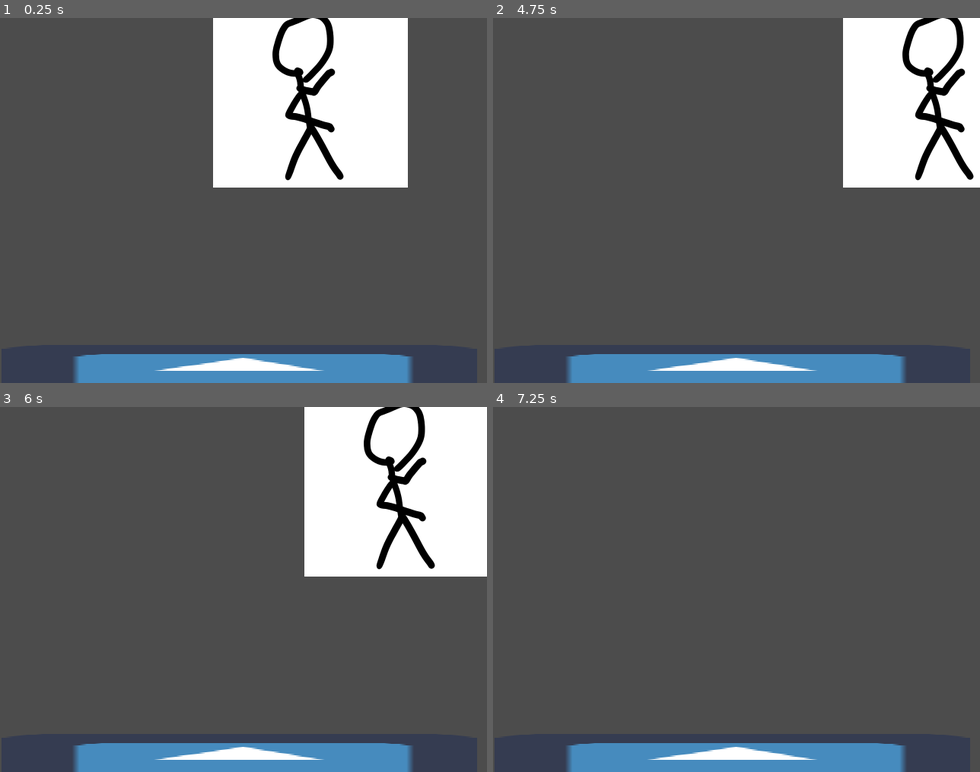
Above: before the commit, frames 1-4 (two rows, left to right).
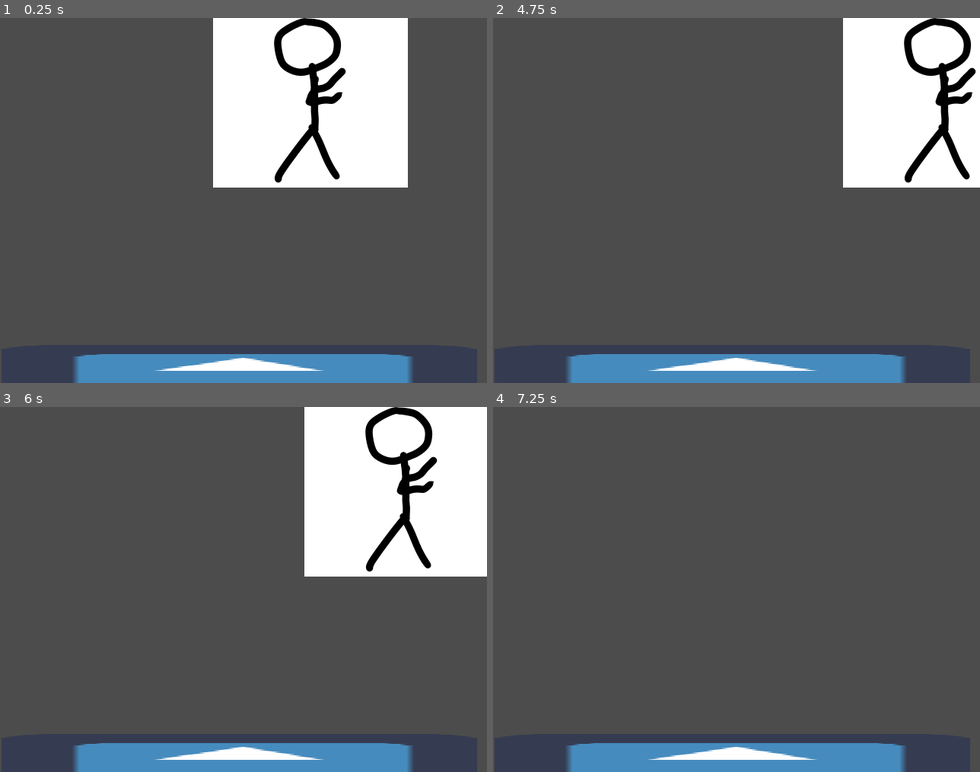
Above: after the commit, the same moments.

Repository: Utfigyii/fighting
Game: Godot game, scene res://assets/scenes/testArena.tscn
Same seed, same stepped clock (60 frames per second), same inputs: the game is played once before the commit and once after it. The engine's default icon, where the game draws it, is replaced by a stand-in: a white triangle on a blue panel in a dark square.
Inputs:
- Up to frame 1 (0.25 s): no input
- Up to frame 2 (4.75 s): tap Enter at 0.5, 2.75, 4.25 s; hold Right (ui_right) 0.53-1.28 s; hold Down (ui_down) 1.28-2.03 s; tap Space at 2, 3.5 s; hold Right (ui_right) 2.03-2.78 s; hold Up (ui_up) 2.78-3.53 s; hold Left (ui_left) from 3.53 s (still down)
- Up to frame 3 (6 s): release Left (ui_left) at 5.03 s; hold Down (ui_down) 5.03-5.78 s; tap Space at 5.75 s; hold Right (ui_right) from 5.78 s (still down)
- Up to frame 4 (7.25 s): release Right (ui_right) at 6.53 s; hold Up (ui_up) from 6.53 s (still down)

The runs differ from the first frame. In frame 1, 2.1% of the frame differs, in the area x 55-72%, y 0-46%; in frame 2, 2.1%; in frame 3, 2.1%; in frame 4, nothing differs.

Commit message:
hahmo vibaa nyt

Diff:
--- a/assets/characters/FIGHTER_stickman.tscn
+++ b/assets/characters/FIGHTER_stickman.tscn
@@ -6,6 +6,9 @@
 [ext_resource path="res://assets/textures/fighters/stickman/stickman_ljab0009.png" type="Texture" id=4]
 [ext_resource path="res://assets/textures/fighters/stickman/stickman_ljab0010.png" type="Texture" id=5]
 [ext_resource path="res://assets/scripts/FIGHTER_stickman.gd" type="Script" id=6]
+[ext_resource path="res://assets/textures/fighters/stickman/stickman_walk0020.png" type="Texture" id=7]
+[ext_resource path="res://assets/textures/fighters/stickman/stickman_walk0019.png" type="Texture" id=8]
+[ext_resource path="res://assets/textures/fighters/stickman/stickman_walk0018.png" type="Texture" id=9]
 
 [sub_resource type="RectangleShape2D" id=8]
 extents = Vector2( 64, 214 )
@@ -21,6 +24,11 @@
 "loop": true,
 "name": "ljab",
 "speed": 24.0
+}, {
+"frames": [ ExtResource( 9 ), ExtResource( 8 ), ExtResource( 7 ) ],
+"loop": true,
+"name": "walk",
+"speed": 24.0
 } ]
 
 [sub_resource type="Animation" id=2]
@@ -28,7 +36,7 @@
 length = 0.25
 loop = true
 tracks/0/type = "value"
-tracks/0/path = NodePath("AnimatedSprite:animation")
+tracks/0/path = NodePath("KinematicBody2D/AnimatedSprite:animation")
 tracks/0/interp = 1
 tracks/0/loop_wrap = true
 tracks/0/imported = false
@@ -40,7 +48,7 @@
 "values": [ "idle" ]
 }
 tracks/1/type = "value"
-tracks/1/path = NodePath("AnimatedSprite:frame")
+tracks/1/path = NodePath("KinematicBody2D/AnimatedSprite:frame")
 tracks/1/interp = 1
 tracks/1/loop_wrap = true
 tracks/1/imported = false
@@ -81,6 +89,38 @@
 "values": [ 0, 1 ]
 }
 
+[sub_resource type="Animation" id=9]
+resource_name = "walk"
+length = 0.3
+loop = true
+tracks/0/type = "value"
+tracks/0/path = NodePath("KinematicBody2D/AnimatedSprite:frame")
+tracks/0/interp = 1
+tracks/0/loop_wrap = true
+tracks/0/imported = false
+tracks/0/enabled = true
+tracks/0/keys = {
+"times": PoolRealArray( 0, 0.1, 0.2 ),
+"transitions": PoolRealArray( 1, 1, 1 ),
+"update": 1,
+"values": [ 0, 1, 2 ]
+}
+tracks/1/type = "value"
+tracks/1/path = NodePath("KinematicBody2D/AnimatedSprite:animation")
+tracks/1/interp = 1
+tracks/1/loop_wrap = true
+tracks/1/imported = false
+tracks/1/enabled = true
+tracks/1/keys = {
+"times": PoolRealArray( 0 ),
+"transitions": PoolRealArray( 1 ),
+"update": 1,
+"values": [ "walk" ]
+}
+
+[sub_resource type="AnimationNodeAnimation" id=10]
+animation = "walk"
+
 [sub_resource type="AnimationNodeTransition" id=4]
 input_count = 2
 input_0/name = "no"
@@ -96,17 +136,20 @@
 input_1/auto_advance = false
 
 [sub_resource type="AnimationNodeAnimation" id=6]
+animation = "idle"
 
 [sub_resource type="AnimationNodeBlendTree" id=7]
-graph_offset = Vector2( -449.102, -56.4815 )
+graph_offset = Vector2( -874.722, 182.362 )
+nodes/Animation/node = SubResource( 10 )
+nodes/Animation/position = Vector2( -340, 120 )
 nodes/IsIdle/node = SubResource( 4 )
 nodes/IsIdle/position = Vector2( -80, 186.667 )
 nodes/IsOnGround/node = SubResource( 5 )
 nodes/IsOnGround/position = Vector2( 186.667, 133.333 )
 nodes/idleAnim/node = SubResource( 6 )
-nodes/idleAnim/position = Vector2( -400, 133.333 )
+nodes/idleAnim/position = Vector2( -460, 260 )
 nodes/output/position = Vector2( 373.333, 80 )
-node_connections = [ "output", 0, "IsOnGround", "IsIdle", 1, "idleAnim", "IsOnGround", 1, "IsIdle" ]
+node_connections = [ "output", 0, "IsOnGround", "IsIdle", 0, "Animation", "IsIdle", 1, "idleAnim", "IsOnGround", 1, "IsIdle" ]
 
 [node name="FIGHTER_stickman" type="Node2D"]
 scale = Vector2( 0.5, 0.5 )
@@ -120,16 +163,17 @@
 
 [node name="AnimatedSprite" type="AnimatedSprite" parent="KinematicBody2D"]
 frames = SubResource( 1 )
-animation = "ljab"
+animation = "idle"
 
 [node name="AnimationPlayer" type="AnimationPlayer" parent="KinematicBody2D"]
 root_node = NodePath("../..")
 anims/idle = SubResource( 2 )
 anims/ljab = SubResource( 3 )
+anims/walk = SubResource( 9 )
 
 [node name="AnimationTree" type="AnimationTree" parent="KinematicBody2D"]
 tree_root = SubResource( 7 )
 anim_player = NodePath("../AnimationPlayer")
 active = true
-parameters/IsIdle/current = 0
+parameters/IsIdle/current = 1
 parameters/IsOnGround/current = 1
--- a/assets/scripts/FIGHTER_stickman.gd
+++ b/assets/scripts/FIGHTER_stickman.gd
@@ -20,6 +20,10 @@
 		isMoving = true
 		velocity = move_and_slide(getInputDirection() * speed)
 		move_and_slide(velocity)
+	else:
+		isMoving = false
+
+	doAnimation()
 
 func getInputDirection():
 	var inputDirection = Vector2()
@@ -30,3 +34,7 @@
 	else:
 		facing_right = false
 	return inputDirection
+
+func doAnimation():
+	if isMoving && isOnGround:
+		pass
Not shown: 1 places in assets/characters/FIGHTER_stickman.tscn that only renumber resources
